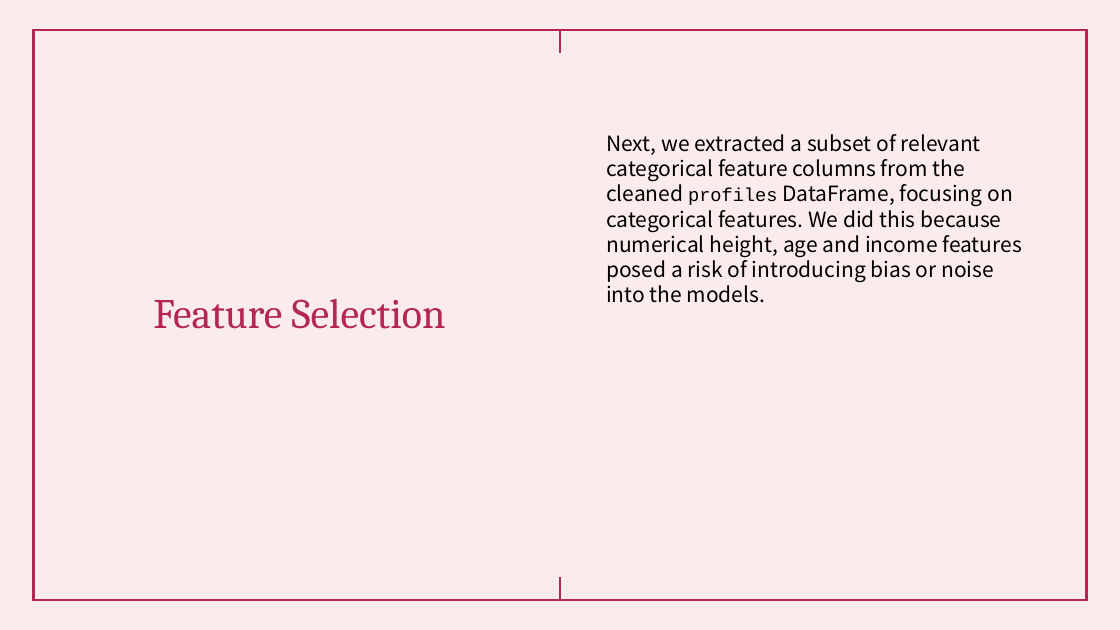
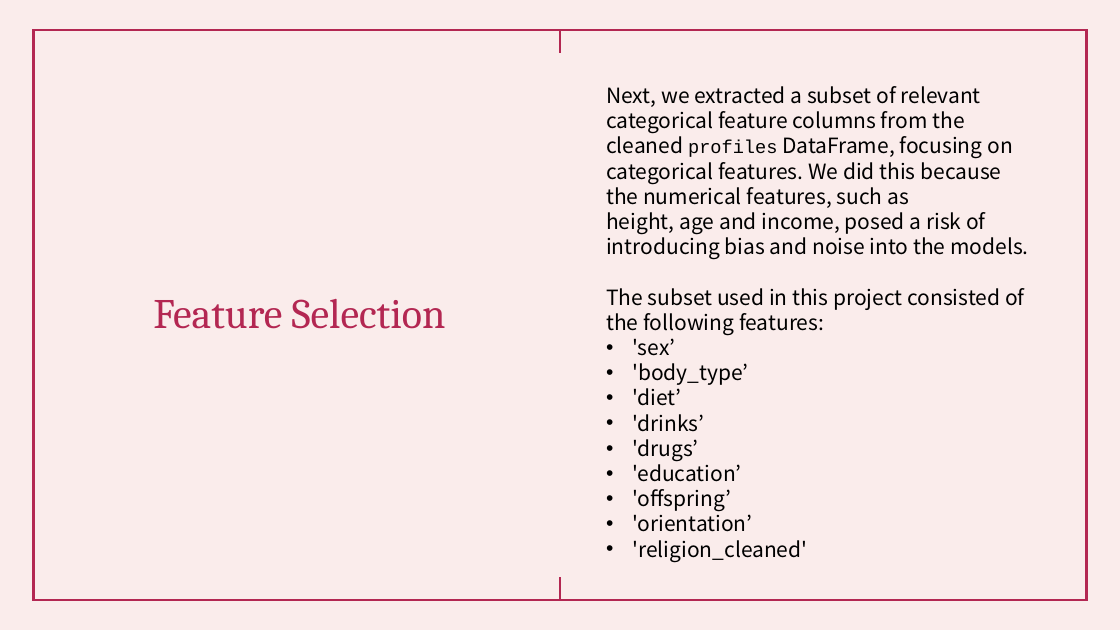
Before and after one commit to FaatimahMajothi98/OKCupid-Machine-Learning-Portfolio-Project, a slide deck: slide 15 of OKCupid-Date-A-Scientist-Starter/OKCupid – Machine Learning Analysis.pptx. Drawn at 1120x630 pixels with LibreOffice and Linux fonts; fonts in the diff are those of the drawing. Boxes give left, top, right and bottom in pixels: in the first picture for what was removed or moved away, otherwise in the second. Text is boxed around its words. In the diff, an @@ line names an element or a change of style, - is before the commit and + after.

```diff
--- a/OKCupid-Date-A-Scientist-Starter/OKCupid – Machine Learning Analysis.pptx
+++ b/OKCupid-Date-A-Scientist-Starter/OKCupid – Machine Learning Analysis.pptx
@@ text at (x1=606, y1=86, x2=1028, y2=562): text changed @@
-Next, we extracted a subset of relevant categorical feature columns from the cleaned profiles DataFrame, focusing on categorical features. We did this because numerical height, age and income features posed a risk of introducing bias or noise into the models.
+Next, we extracted a subset of relevant categorical feature columns from the cleaned profiles DataFrame, focusing on categorical features. We did this because the numerical features, such as height, age and income, posed a risk of introducing bias and noise into the models.
+The subset used in this project consisted of the following features:
+• 'sex’
+• 'body_type’
+• 'diet’
+• 'drinks’
+• 'drugs’
+• 'education’
+• 'offspring’
+• 'orientation’
+• 'religion_cleaned'
```
Also in this commit, not shown: 1 slide added, 1 slide removed, 1 other file.
